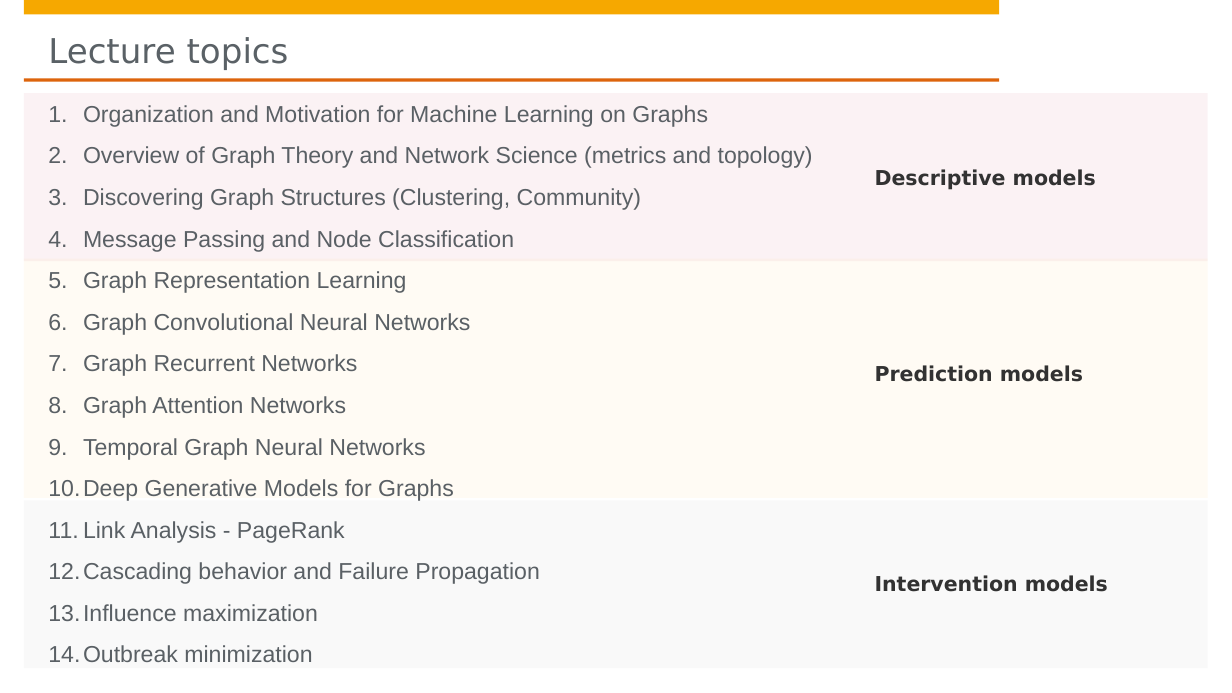
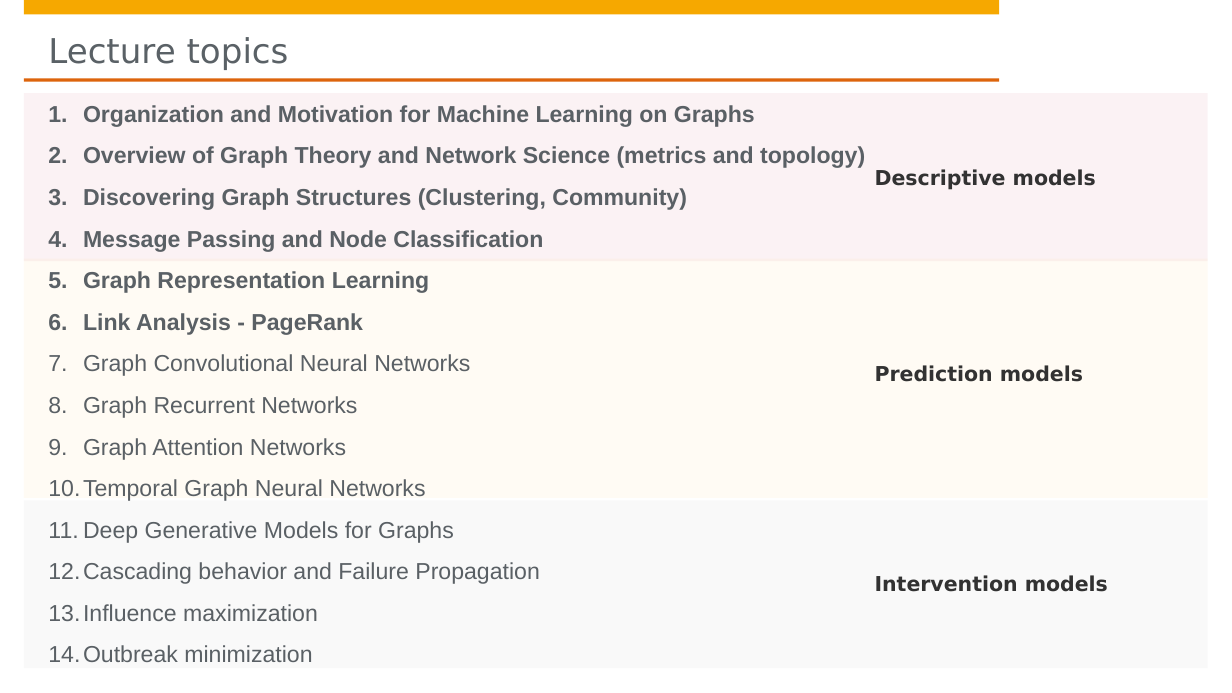
Before and after one commit to hpi-sam/GNN-Course-2020, a slide deck: slide 2 of 1. Planning_Organization.pptx. Drawn at 1232x693 pixels with LibreOffice and Linux fonts; fonts in the diff are those of the drawing; background and template pictures are left out. Boxes give left, top, right and bottom in pixels: in the first picture for what was removed or moved away, otherwise in the second. Text is boxed around its words. In the diff, an @@ line names an element or a change of style, - is before the commit and + after.

```diff
--- a/1. Planning_Organization.pptx
+++ b/1. Planning_Organization.pptx
@@ text at [83,105,865,293]: bold on in "Organization and Motivation for Machine Learning on ...", "Overview of Graph Theory and Network Science ...", "Discovering Graph Structures (Clustering, Community)", "Message Passing and Node Classification" and 1 more places @@
@@ text at [83,313,363,335]: paragraph added @@
+6. Link Analysis - PageRank
@@ text at [83,521,345,543]: paragraph removed @@
-11. Link Analysis - PageRank
```
